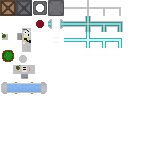
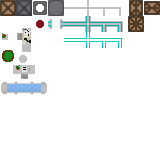
Two versions of the same layered image (160 x 160). Layer-by-layer changes:
renamed "Layer" to "Visible", painted on it over [128, 0, 160, 32]
